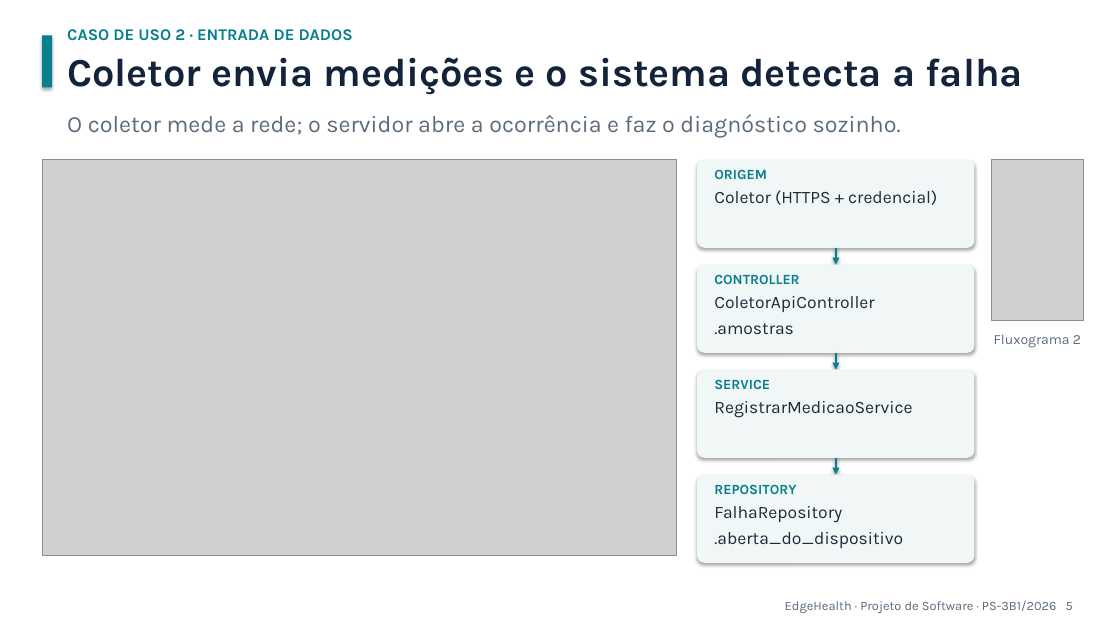
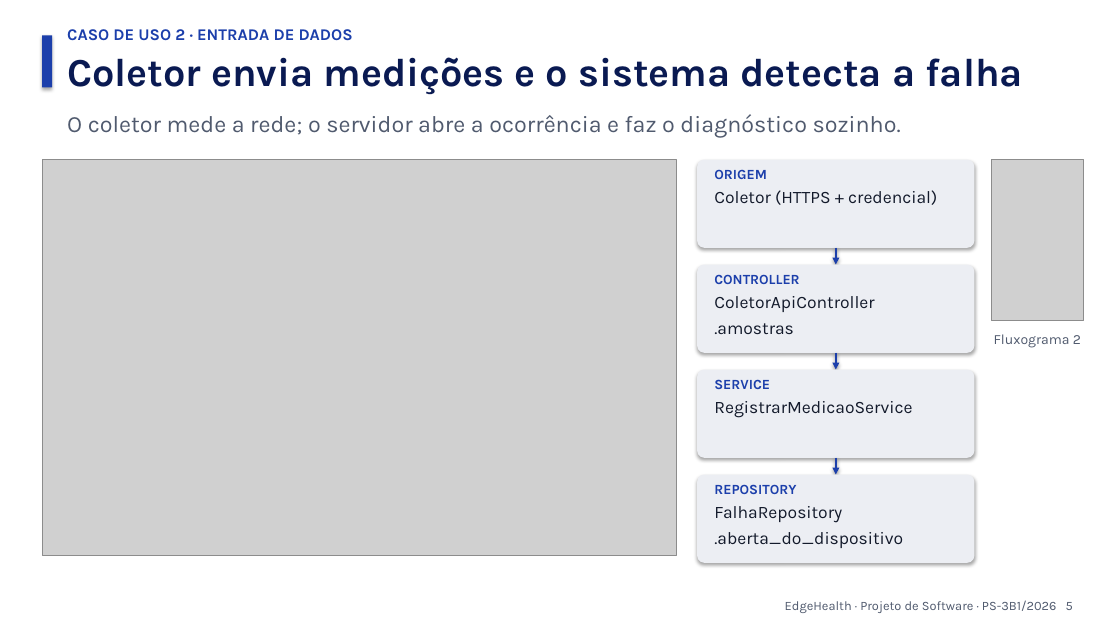
Before and after one commit to MarceloRodriguesDoNascimento/EdgeHealth, a slide deck: slide 5 of apresentacao/EdgeHealth_Apresentacao_Final.pptx. Drawn at 1120x630 pixels with LibreOffice and Linux fonts; fonts in the diff are those of the drawing; grey boxes stand for pictures. Boxes give left, top, right and bottom in pixels: in the first picture for what was removed or moved away, otherwise in the second. Text is boxed around its words. In the diff, an @@ line names an element or a change of style, - is before the commit and + after.

```diff
--- a/apresentacao/EdgeHealth_Apresentacao_Final.pptx
+++ b/apresentacao/EdgeHealth_Apresentacao_Final.pptx
@@ text "CASO DE USO 2 · ..." at [67,29,353,41]: text colour #087F8C to #1C3FAB @@
@@ rectangle at [42,35,52,87]: fill #087F8C to #1C3FAB @@
@@ text "Coletor envia medições e o ..." at [67,57,1023,95]: text colour #12233A to #0A1A52 @@
@@ rounded rectangle "ORIGEM" at [697,160,975,248]: text colour #087F8C to #1C3FAB in "ORIGEM"; text colour #1F2A37 to #131A2B in "Coletor (HTTPS + credencial)"; fill #F1F6F7 to #ECEEF3 @@
@@ rounded rectangle "CONTROLLER" at [697,265,975,353]: text colour #087F8C to #1C3FAB in "CONTROLLER"; text colour #1F2A37 to #131A2B in "ColetorApiController", ".amostras"; fill #F1F6F7 to #ECEEF3 @@
@@ arrow (836, 248) - (836, 265): stroke #087F8C 2 pt to #1C3FAB 2 pt @@
@@ text colour #5B6B7B to #505A6E in 3 elements at [785,600,1073,613], [67,114,901,138], [994,334,1081,348] @@
@@ arrow (836, 353) - (836, 370): stroke #087F8C 2 pt to #1C3FAB 2 pt @@
@@ rounded rectangle "SERVICE" at [697,370,975,458]: text colour #087F8C to #1C3FAB in "SERVICE"; text colour #1F2A37 to #131A2B in "RegistrarMedicaoService"; fill #F1F6F7 to #ECEEF3 @@
@@ rounded rectangle "REPOSITORY" at [697,475,975,563]: text colour #087F8C to #1C3FAB in "REPOSITORY"; text colour #1F2A37 to #131A2B in "FalhaRepository", ".aberta_do_dispositivo"; fill #F1F6F7 to #ECEEF3 @@
@@ arrow (836, 458) - (836, 475): stroke #087F8C 2 pt to #1C3FAB 2 pt @@
```
Also in this commit, not shown: 15 other slides changed, 41 other files.
